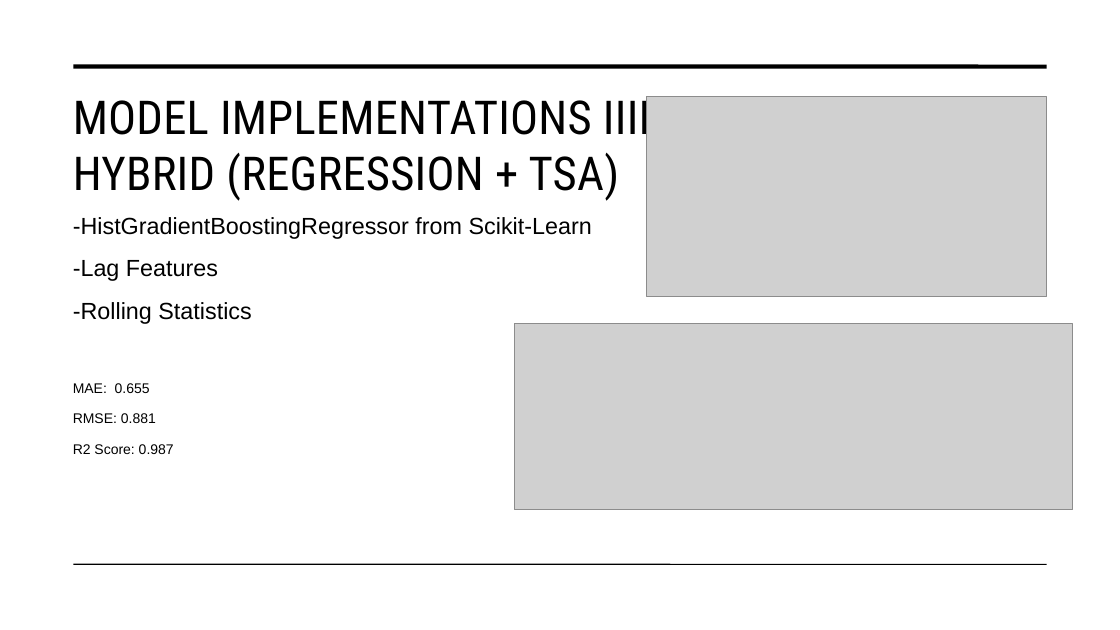
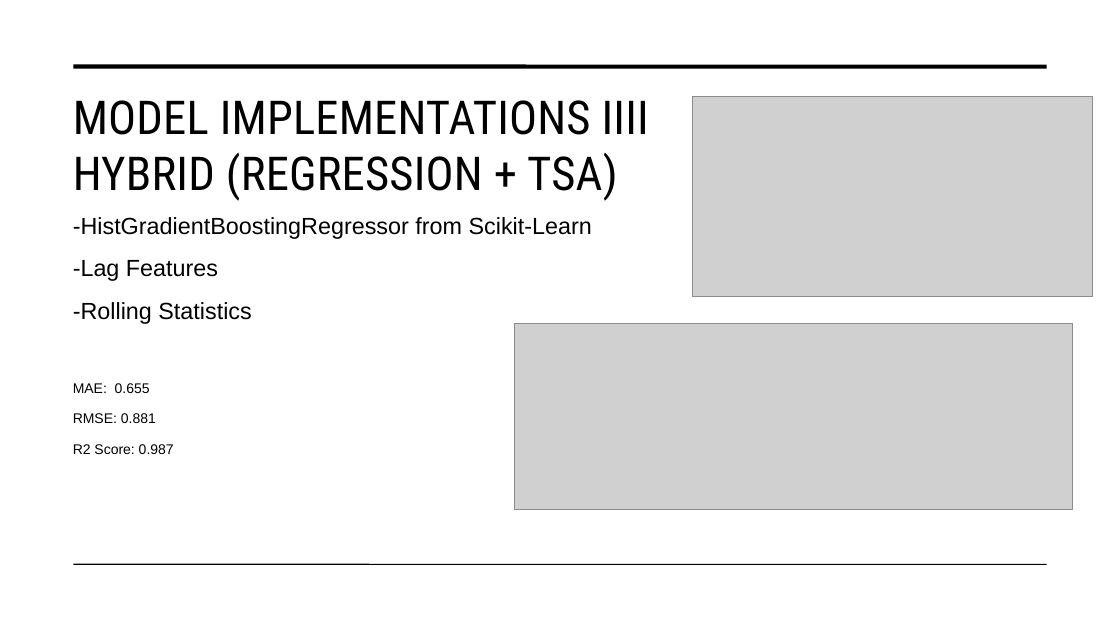
Before and after one commit to Basel-Aldwairi/Temperature_TSA, a slide deck: slide 17 of Report/Machine Learning Methods for Weather Forecasting.pptx (slide 12 before the commit). Drawn at 1120x630 pixels with LibreOffice and Linux fonts; fonts in the diff are those of the drawing; grey boxes stand for pictures. Boxes give left, top, right and bottom in pixels: in the first picture for what was removed or moved away, otherwise in the second. Text is boxed around its words. In the diff, an @@ line names an element or a change of style, - is before the commit and + after.

```diff
--- a/Report/Machine Learning Methods for Weather Forecasting.pptx
+++ b/Report/Machine Learning Methods for Weather Forecasting.pptx
@@ title "MODEL IMPLEMENTATIONS IIII HYBRID (REGRESSION ..." at (73,100,649,201): letter spacing 0.3 to 0.2 pt @@
@@ picture: place and size @@
-picture at (647,97,1047,297)
+picture at (692,97,1092,297)
```
Also in this commit, not shown: 9 other slides changed, 9 slides added, 3 slides removed, 4 other files.
